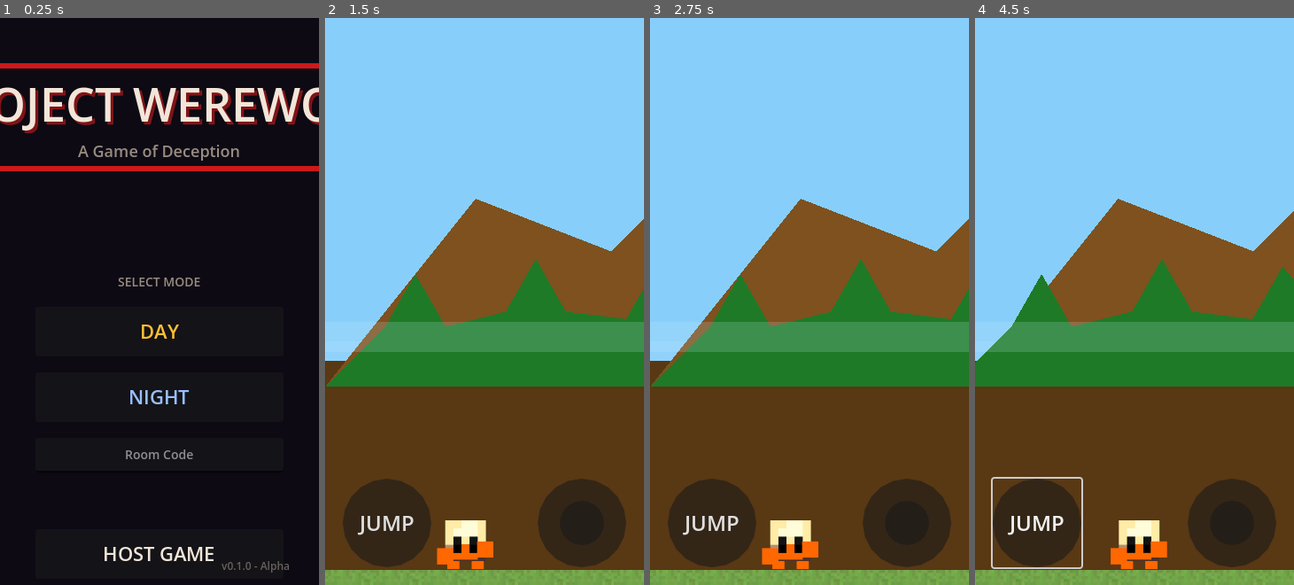
Above: before the commit, frames 1-4 (left to right).
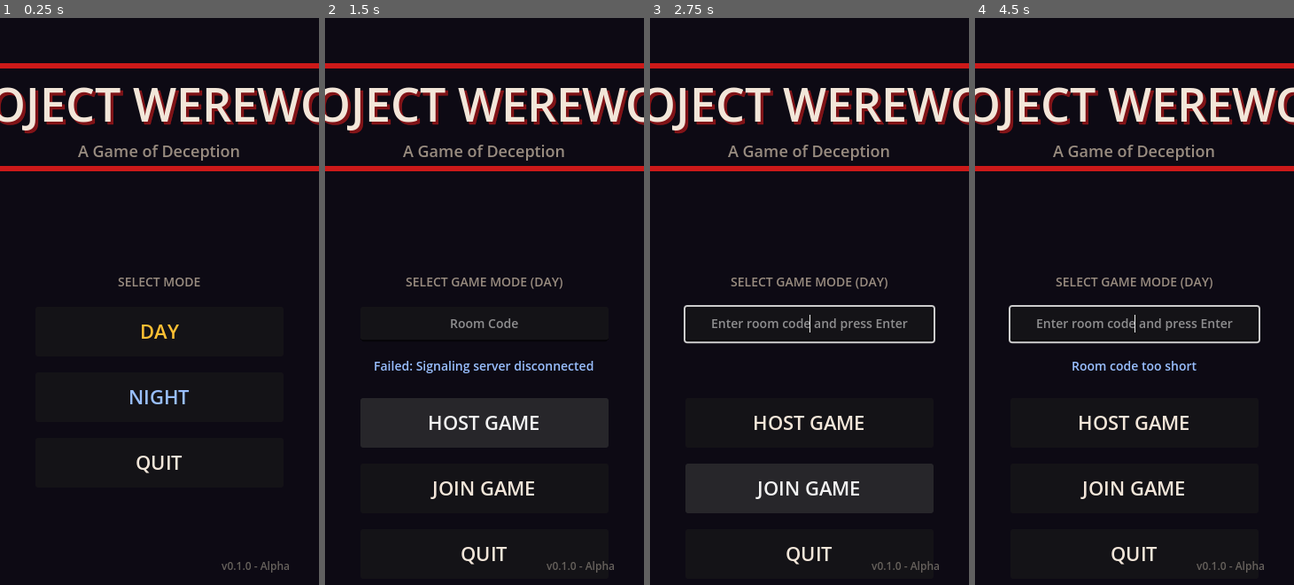
Above: after the commit, the same moments.

Repository: Sachindu-Nethmin/project-werewolf
Game: Godot game, scene res://scenes/main_menu.tscn
Two runs of this game, one before a commit and one after it. Both use one fixed random seed, a clock stepped at 60 frames per second and the inputs below.
Inputs (mouse positions are in pixels of both pictures, inside the frame that each line leads up to):
- Up to frame 1 (0.25 s): no input
- Up to frame 2 (1.5 s): click "DAY" at 0.5 s; click (484, 420) at 1.25 s, where only the run after the commit has a clickable "HOST GAME"
- Up to frame 3 (2.75 s): click (809, 488) at 2 s, where only the run after the commit has a clickable "JOIN GAME"
- Up to frame 4 (4.5 s): click (1035, 522) at 2.75 s, where only the run before the commit has a clickable "JUMP"; tap Enter (ui_accept) at 3.5, 3.77 s; move the mouse to (1204, 273) at 3.52 s; hold Right (ui_right) 3.53-4.25 s; click (1204, 273) at 3.67 s; drag from (1070, 329) to (1118, 414) at 4.27 s

The runs differ from the first frame. In frame 1, 0.7% of the frame differs, in the area x 32-67%, y 76-96%; in frame 2, 99%; in frame 3, 97%; in frame 4, 99%, in the area x 0-100%, y 0-100%.

Commit message:
Redesign multiplayer flow with mode selection and room code display
Major UI/UX changes:
- Always show Host Room and Join Room buttons
- Mode selection (Day/Night) appears first
- After mode selection, show multiplayer options
- Room code displayed in top-left corner of both levels
- Support up to 8 players per room with expanded spawn points
- Join flow includes room code input dialog
- Both host and client spawn in selected world

Updated components:
- main_menu.gd: New flow with mode selection state
- multiplayer_manager.gd: Public room_code property
- level_1.gd: Room code display + 8-player spawn points
- level_2.gd: Multiplayer support + room code display

Diff:
--- a/scripts/level_1.gd
+++ b/scripts/level_1.gd
@@ -56,6 +56,7 @@
 	kill_zone.body_entered.connect(_on_kill_zone_body_entered)
 
 	_build_level()
+	_display_room_code()
 
 	# Multiplayer spawning logic
 	if multiplayer.is_server():
@@ -72,7 +73,10 @@
 		_spawn_all_peers()
 
 
-var _spawn_points := [Vector2(192, -80), Vector2(512, -80), Vector2(832, -80), Vector2(1152, -80)]
+var _spawn_points := [
+	Vector2(192, -80), Vector2(512, -80), Vector2(832, -80), Vector2(1152, -80),
+	Vector2(192, -200), Vector2(512, -200), Vector2(832, -200), Vector2(1152, -200)
+]
 var _spawn_index := 0
 
 
@@ -135,3 +139,23 @@
 		return
 	if body.has_method("respawn"):
 		body.respawn()
+
+
+func _display_room_code() -> void:
+	var room_code = MultiplayerManager.room_code
+	if room_code.is_empty():
+		return
+
+	var ui_layer = CanvasLayer.new()
+	ui_layer.layer = 100
+	add_child(ui_layer)
+
+	var label = Label.new()
+	label.text = "Room: " + room_code
+	label.anchor_left = 0
+	label.anchor_top = 0
+	label.offset_left = 20
+	label.offset_top = 20
+	label.add_theme_font_size_override("font_size", 24)
+	label.add_theme_color_override("font_color", Color(0.95, 0.9, 0.85, 1))
+	ui_layer.add_child(label)
--- a/scripts/level_2.gd
+++ b/scripts/level_2.gd
@@ -56,6 +56,20 @@
 	kill_zone.body_entered.connect(_on_kill_zone_body_entered)
 
 	_build_level()
+	_display_room_code()
+
+	# Multiplayer spawning logic
+	if multiplayer.is_server():
+		multiplayer.peer_connected.connect(_add_player)
+		multiplayer.peer_disconnected.connect(_remove_player)
+
+		for id in multiplayer.get_peers():
+			_add_player(id)
+
+		_add_player(1)
+	else:
+		await get_tree().create_timer(0.1).timeout
+		_spawn_all_peers()
 
 
 # ─── Level builder ────────────────────────────────────────────────────────────
@@ -89,6 +103,57 @@
 	add_child(body)
 
 
+var _spawn_points := [
+	Vector2(192, -80), Vector2(512, -80), Vector2(832, -80), Vector2(1152, -80),
+	Vector2(192, -200), Vector2(512, -200), Vector2(832, -200), Vector2(1152, -200)
+]
+var _spawn_index := 0
+
+
+func _add_player(id: int) -> void:
+	print("Spawning player for: ", id)
+	var player = preload("res://scenes/player.tscn").instantiate()
+	player.name = str(id)
+	player.position = _spawn_points[_spawn_index % _spawn_points.size()]
+	_spawn_index += 1
+	add_child(player)
+	player.set_multiplayer_authority(id)
+
+
+func _remove_player(id: int) -> void:
+	if has_node(str(id)):
+		get_node(str(id)).queue_free()
+
+
+func _spawn_all_peers() -> void:
+	_add_player(1)
+	for id in multiplayer.get_peers():
+		if not has_node(str(id)):
+			_add_player(id)
+
+
 func _on_kill_zone_body_entered(body: Node2D) -> void:
+	if not multiplayer.is_server():
+		return
 	if body.has_method("respawn"):
 		body.respawn()
+
+
+func _display_room_code() -> void:
+	var room_code = MultiplayerManager.room_code
+	if room_code.is_empty():
+		return
+
+	var ui_layer = CanvasLayer.new()
+	ui_layer.layer = 100
+	add_child(ui_layer)
+
+	var label = Label.new()
+	label.text = "Room: " + room_code
+	label.anchor_left = 0
+	label.anchor_top = 0
+	label.offset_left = 20
+	label.offset_top = 20
+	label.add_theme_font_size_override("font_size", 24)
+	label.add_theme_color_override("font_color", Color(0.95, 0.9, 0.85, 1))
+	ui_layer.add_child(label)
--- a/scripts/main_menu.gd
+++ b/scripts/main_menu.gd
@@ -1,6 +1,5 @@
 extends Control
 
-# Base sizes matching the .tscn authored values
 const BASE_TITLE_HALF_W: float = 300.0
 const BASE_TITLE_BAR_H: float = 6.0
 const BASE_VBOX_HALF_W: float = 140.0
@@ -8,7 +7,6 @@
 const BASE_BUTTON_H: float = 56.0
 const BASE_VBOX_SEP: float = 18.0
 
-# Base font sizes from .tscn
 const BASE_FONT_TITLE: int = 52
 const BASE_FONT_SUBTITLE: int = 18
 const BASE_FONT_MODE: int = 14
@@ -31,6 +29,8 @@
 @onready var quit_button: Button = $VBox/QuitButton
 @onready var version_label: Label = $VersionLabel
 
+var _selected_mode: String = ""
+
 
 func _ready() -> void:
 	day_button.pressed.connect(_on_day_pressed)
@@ -47,6 +47,8 @@
 	ResponsiveUI.scale_changed.connect(_apply_layout)
 	_apply_layout(ResponsiveUI.scale_factor)
 
+	_update_ui_state()
+
 
 func _apply_layout(sf: float) -> void:
 	var half_title_w: float = BASE_TITLE_HALF_W * sf
@@ -55,27 +57,22 @@
 	var button_h: float = BASE_BUTTON_H * sf
 	var title_bar_h: float = BASE_TITLE_BAR_H * sf
 
-	# TitleContainer: re-apply offsets to maintain centered anchor
 	title_container.offset_left = -half_title_w
 	title_container.offset_right = half_title_w
 
-	# Title bars width
 	title_bar.custom_minimum_size = Vector2(half_title_w * 2.0, title_bar_h)
 	title_bar_bot.custom_minimum_size = Vector2(half_title_w * 2.0, title_bar_h)
 
-	# VBox: re-apply offsets
 	vbox.offset_left = -half_vbox_w
 	vbox.offset_right = half_vbox_w
 	vbox.add_theme_constant_override("separation", int(BASE_VBOX_SEP * sf))
 
-	# Button sizes
 	for btn in [day_button, night_button, host_button, join_button, quit_button]:
 		btn.custom_minimum_size = Vector2(button_w, button_h)
 
 	room_code_input.custom_minimum_size = Vector2(button_w, button_h * 0.7)
 	status_label.custom_minimum_size = Vector2(button_w, button_h * 0.5)
 
-	# Font sizes
 	title_label.add_theme_font_size_override("font_size", int(BASE_FONT_TITLE * sf))
 	subtitle_label.add_theme_font_size_override("font_size", int(BASE_FONT_SUBTITLE * sf))
 	mode_label.add_theme_font_size_override("font_size", int(BASE_FONT_MODE * sf))
@@ -86,15 +83,38 @@
 	version_label.add_theme_font_size_override("font_size", int(BASE_FONT_VERSION * sf))
 
 
+func _update_ui_state() -> void:
+	if _selected_mode.is_empty():
+		mode_label.text = "SELECT MODE"
+		day_button.visible = true
+		night_button.visible = true
+		host_button.visible = false
+		join_button.visible = false
+		room_code_input.visible = false
+		status_label.visible = false
+	else:
+		mode_label.text = "SELECT GAME MODE (" + _selected_mode.to_upper() + ")"
+		day_button.visible = false
+		night_button.visible = false
+		host_button.visible = true
+		join_button.visible = true
+		room_code_input.visible = true
+		status_label.visible = true
+
+
 func _on_day_pressed() -> void:
-	get_tree().change_scene_to_file("res://scenes/level_2.tscn")
+	_selected_mode = "day"
+	_update_ui_state()
 
 
 func _on_night_pressed() -> void:
-	get_tree().change_scene_to_file("res://scenes/level_1.tscn")
+	_selected_mode = "night"
+	_update_ui_state()
 
 
 func _on_host_pressed() -> void:
+	if _selected_mode.is_empty():
+		return
 	host_button.disabled = true
 	join_button.disabled = true
 	status_label.text = "Creating room..."
@@ -102,8 +122,9 @@
 
 
 func _on_join_pressed() -> void:
-	var code := room_code_input.text.strip_edges().to_upper()
-	_attempt_join(code)
+	room_code_input.grab_focus()
+	room_code_input.placeholder_text = "Enter room code and press Enter"
+	status_label.text = ""
 
 
 func _on_room_code_submitted(new_text: String) -> void:
@@ -124,13 +145,14 @@
 
 
 func _on_room_code_ready(code: String) -> void:
+	MultiplayerManager.room_code = code
 	status_label.text = "Room: " + code + " - Waiting for players..."
-	room_code_input.visible = false
 	print("Host room created with code: ", code)
 
 
 func _on_connected_to_game() -> void:
-	get_tree().change_scene_to_file("res://scenes/level_1.tscn")
+	var scene_path = "res://scenes/level_2.tscn" if _selected_mode == "day" else "res://scenes/level_1.tscn"
+	get_tree().change_scene_to_file(scene_path)
 
 
 func _on_connection_failed(reason: String) -> void:
--- a/scripts/multiplayer_manager.gd
+++ b/scripts/multiplayer_manager.gd
@@ -24,6 +24,12 @@
 var _room_code: String = ""
 var _rtc_peers: Dictionary = {}  # peer_id -> WebRTCPeerConnection
 var _pending_ice: Dictionary = {}  # peer_id -> [candidates]
+
+var room_code: String:
+	get:
+		return _room_code
+	set(value):
+		_room_code = value
 
 
 func _ready() -> void:
